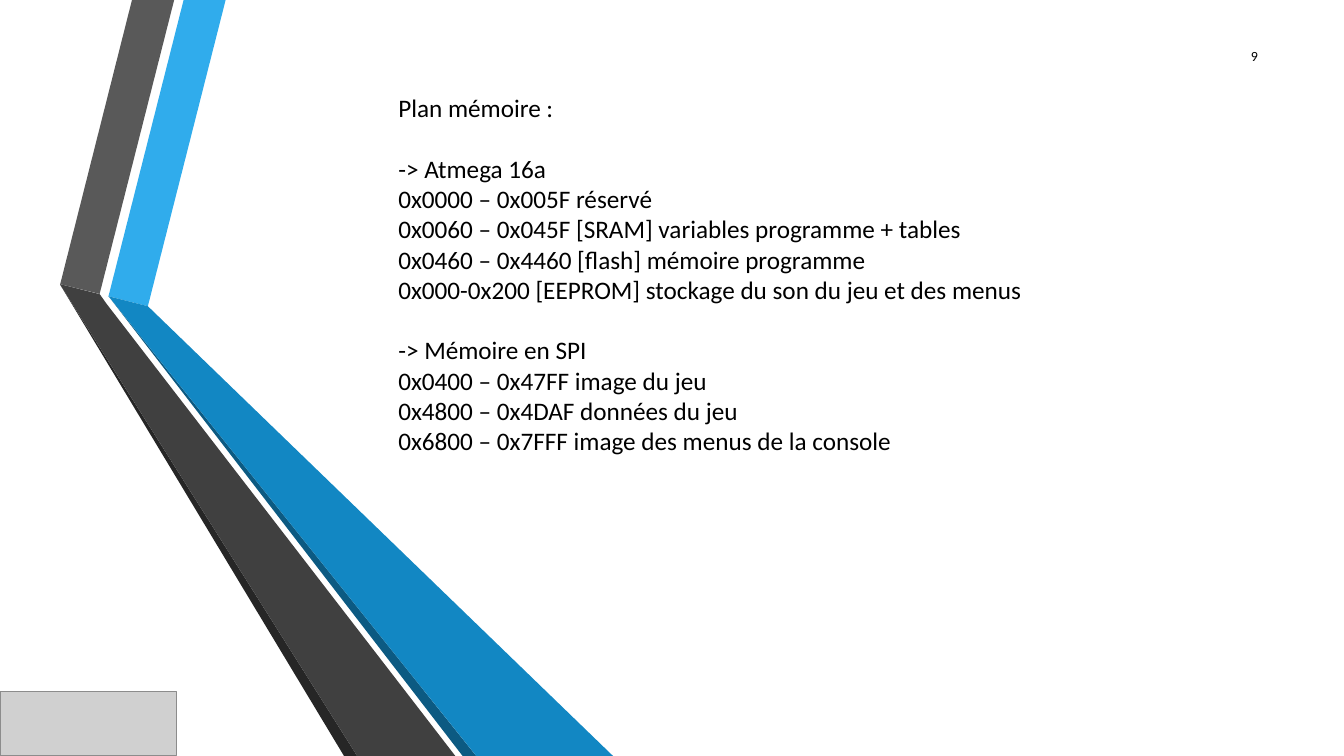
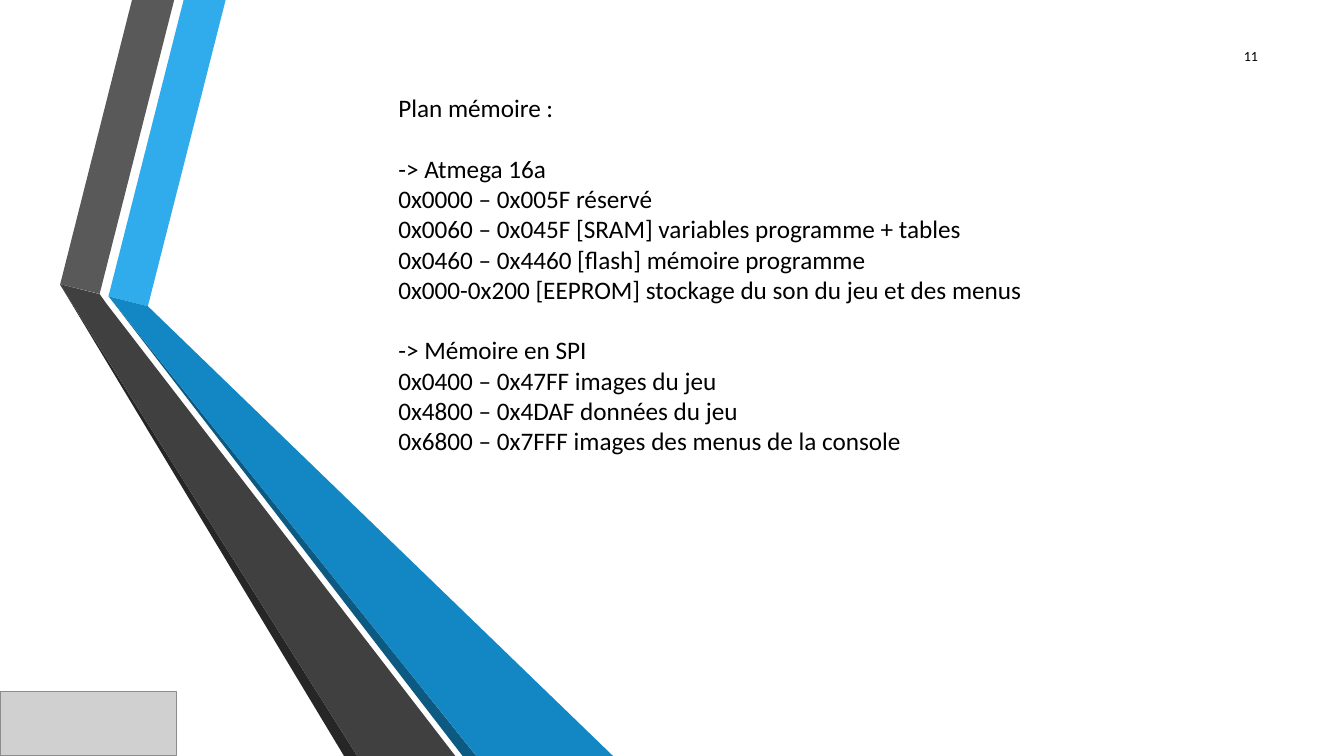
Before and after one commit to JeanSOUDIER/Bas-Niveau, a slide deck: slide 11 of Projet électif.pptx (slide 9 before the commit). Drawn at 1344x756 pixels with LibreOffice and Linux fonts; fonts in the diff are those of the drawing; grey boxes stand for pictures; background and template pictures are left out. Boxes give left, top, right and bottom in pixels: in the first picture for what was removed or moved away, otherwise in the second. Text is boxed around its words. In the diff, an @@ line names an element or a change of style, - is before the commit and + after.

```diff
--- a/Projet électif.pptx
+++ b/Projet électif.pptx
@@ page number at [1244,52,1258,61]: text changed @@
-9
+11
@@ text at [398,372,717,395]: text changed @@
-0x0400 – 0x47FF image du jeu
+0x0400 – 0x47FF images du jeu
@@ text at [398,432,900,455]: text changed @@
-0x6800 – 0x7FFF image des menus de la console
+0x6800 – 0x7FFF images des menus de la console
```
Also in this commit, not shown: 1 other slide changed, 4 slides added, 1 slide removed, 2 other files.
